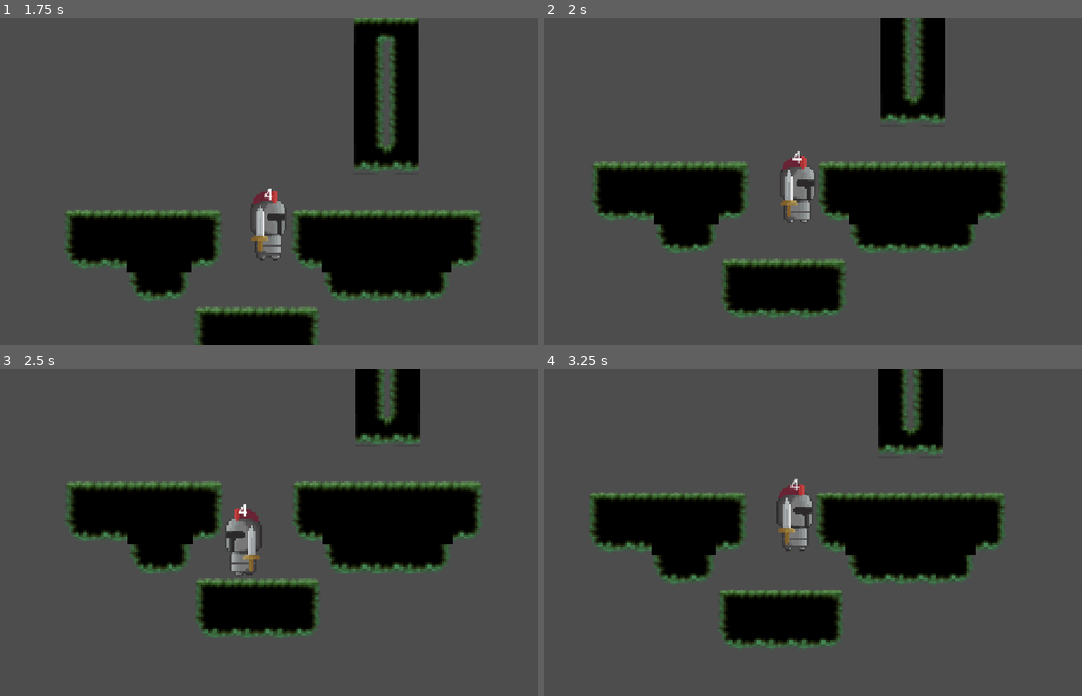
Above: before the commit, frames 1-4 (two rows, left to right).
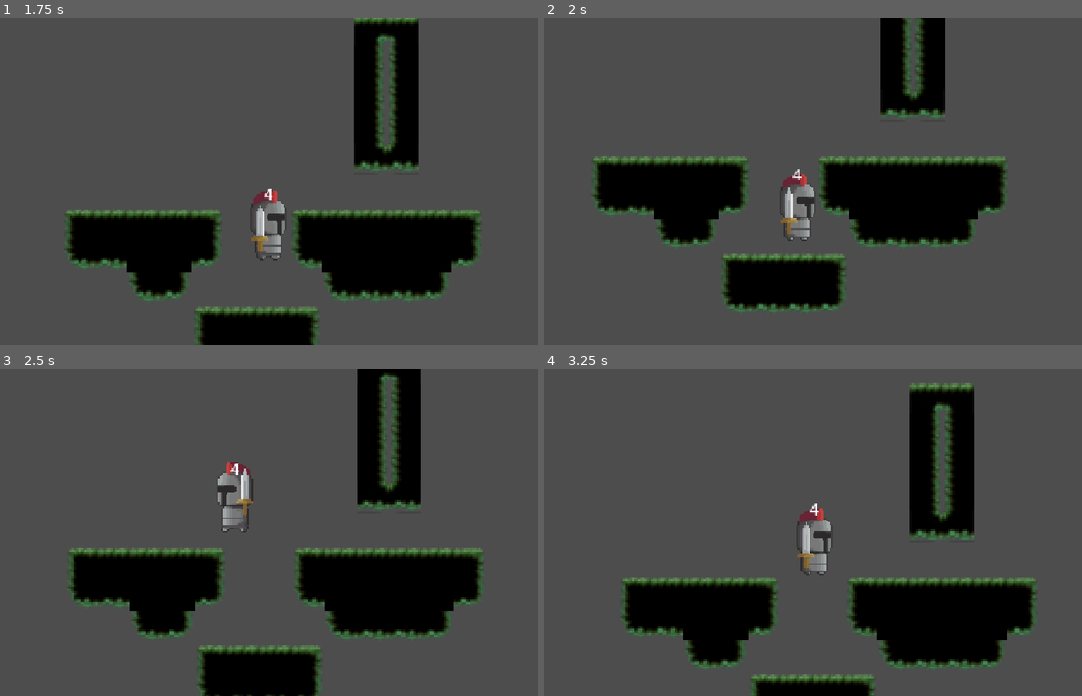
Above: after the commit, the same moments.

Repository: Neyoro3112/Multimedia_VideoJuego
Game: Godot game, scene res://levels/Escenario.tscn
The game is run twice, just before and just after one commit, with the same random seed, the same clock (stepped at 60 frames per second) and the same inputs.
Inputs:
- Up to frame 1 (1.75 s): hold Up (jump) 0.53-1.28 s; hold D (move_right) from 0.53 s (still down); tap C (attack) at 1.35 s; tap Up (jump) at 1.52, 1.55 s
- Up to frame 2 (2 s): keep holding D (move_right); tap Up (jump) at 1.82 s
- Up to frame 3 (2.5 s): release D (move_right) at 2.03 s; hold Left (move_left) from 2.03 s (still down); hold Up (jump) from 2.03 s (still down); tap S (roll) at 2.1 s
- Up to frame 4 (3.25 s): release Left (move_left) at 2.78 s; release Up (jump) at 2.78 s; hold D (move_right) from 2.78 s (still down); tap Shift (run) at 2.85 s; tap Up (jump) at 3.02, 3.05 s

Frame 1 is identical in both runs. In frame 2, 7.4% of the frame differs, in the area x 8-87%, y 0-92%; in frame 3, 34%; in frame 4, 35%, in the area x 8-92%, y 0-100%.

Commit message:
add jump cut when the jump action is released

Diff:
--- a/states/player/jumping.gd
+++ b/states/player/jumping.gd
@@ -18,6 +18,8 @@
 	# Mientras el botón de salto esté presionado, permite extender el salto
 	if Input.is_action_pressed("jump") and not timer.is_stopped():
 		player.velocity.y = -player.jump_speed
+	elif not Input.is_action_pressed("jump"):
+		player.velocity.y = 0
 	else:
 		timer.stop()
 
